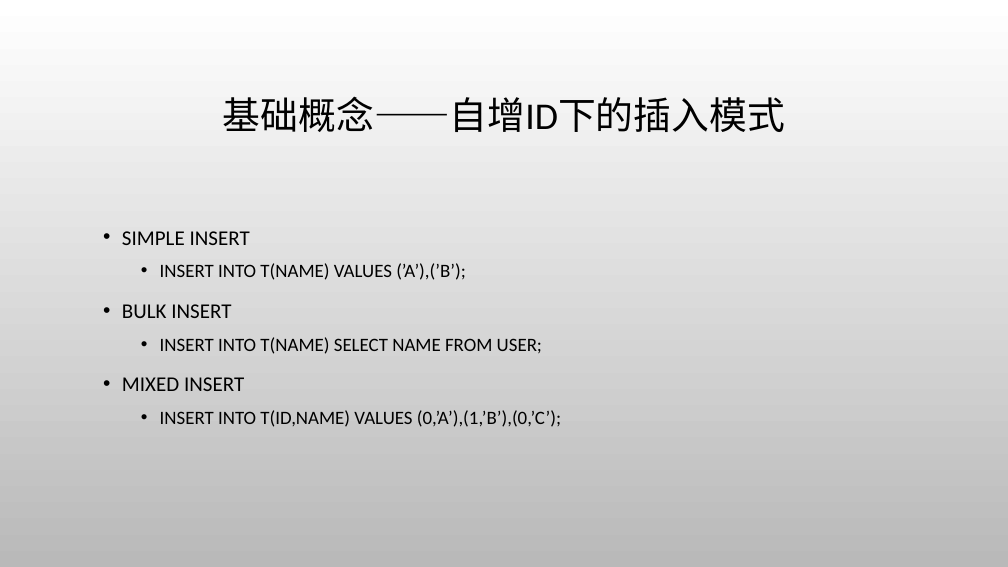
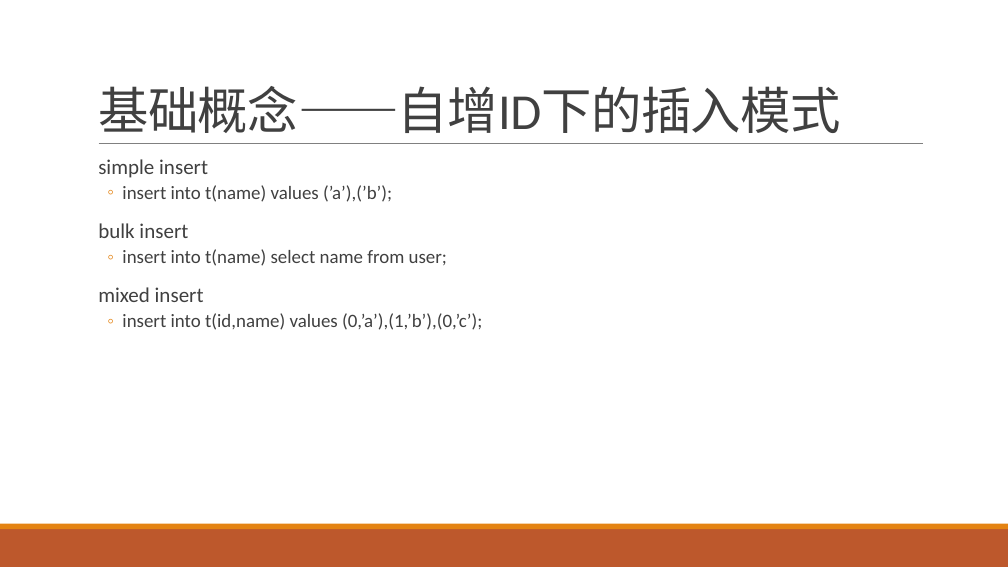
Before and after one commit to jaspone/notes, a slide deck: slide 13 of mysql分享.pptx. Drawn at 1008x567 pixels with LibreOffice and Linux fonts; fonts in the diff are those of the drawing; background and template pictures are left out. Boxes give left, top, right and bottom in pixels: in the first picture for what was removed or moved away, otherwise in the second. Text is boxed around its words. In the diff, an @@ line names an element or a change of style, - is before the commit and + after.

```diff
--- a/mysql分享.pptx
+++ b/mysql分享.pptx
@@ background picture (left out) to #FFFFFF @@
@@ title "基础概念——自增ID下的插入模式": place and size @@
-title "基础概念——自增ID下的插入模式" at box(223, 96, 785, 132)
+title "基础概念——自增ID下的插入模式" at box(98, 86, 841, 133)
@@ title "基础概念——自增ID下的插入模式" at box(98, 86, 841, 133): size 36 to 48 pt, text colour #000000 to #404040, letter spacing 0 to -0.5 pt; alignment centre to left; line spacing 0.9 to 0.85; vertical alignment middle to bottom @@
@@ line added from (99, 144) to (923, 144), #808080 0.5 pt @@
@@ text at box(98, 159, 482, 330): text changed; text colour #000000 to #404040 @@
-• SIMPLE INSERT
-  • INSERT INTO T(NAME) VALUES (’A’),(’B’);
-• BULK INSERT
-  • INSERT INTO T(NAME) SELECT NAME FROM USER;
-• MIXED INSERT
-  • INSERT INTO T(ID,NAME) VALUES (0,’A’),(1,’B’),(0,’C’);
+  simple insert
+  ◦ insert into t(name) values (’a’),(’b’);
+  bulk insert
+  ◦ insert into t(name) select name from user;
+  mixed insert
+  ◦ insert into t(id,name) values (0,’a’),(1,’b’),(0,’c’);
@@ rectangle added at box(0, 529, 1008, 567), fill #BD582C @@
@@ rectangle added at box(0, 524, 1008, 529), fill #E48312 @@
```
Also in this commit, not shown: 40 other slides changed.
